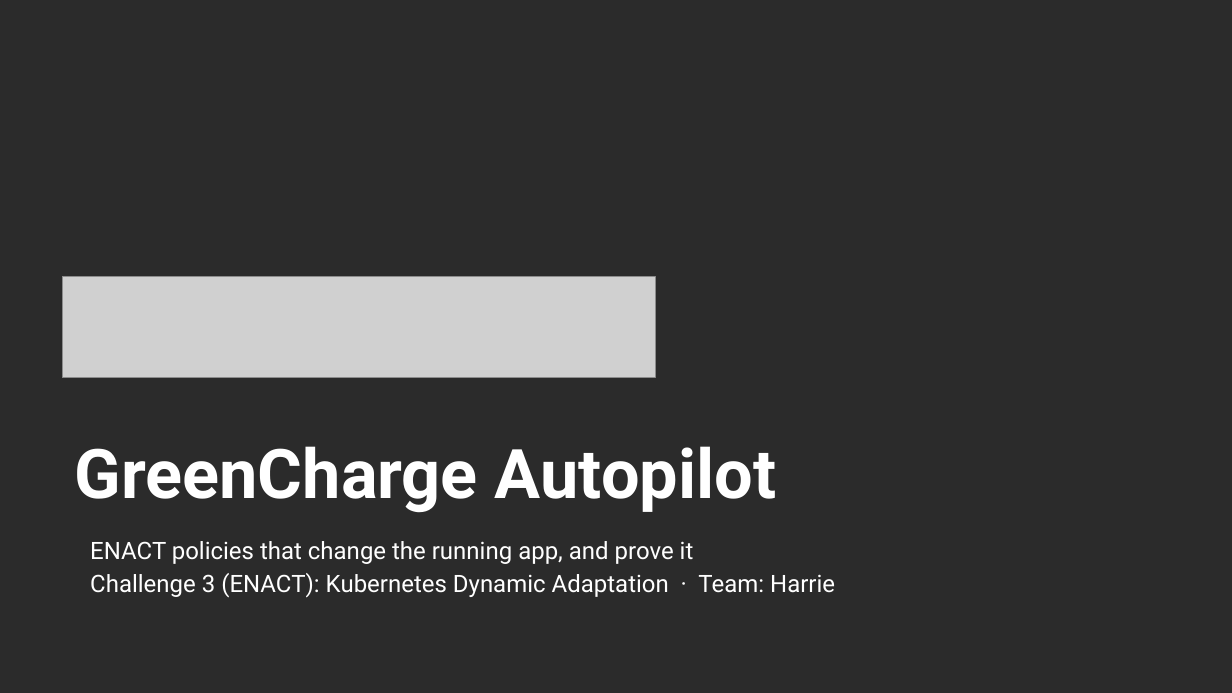
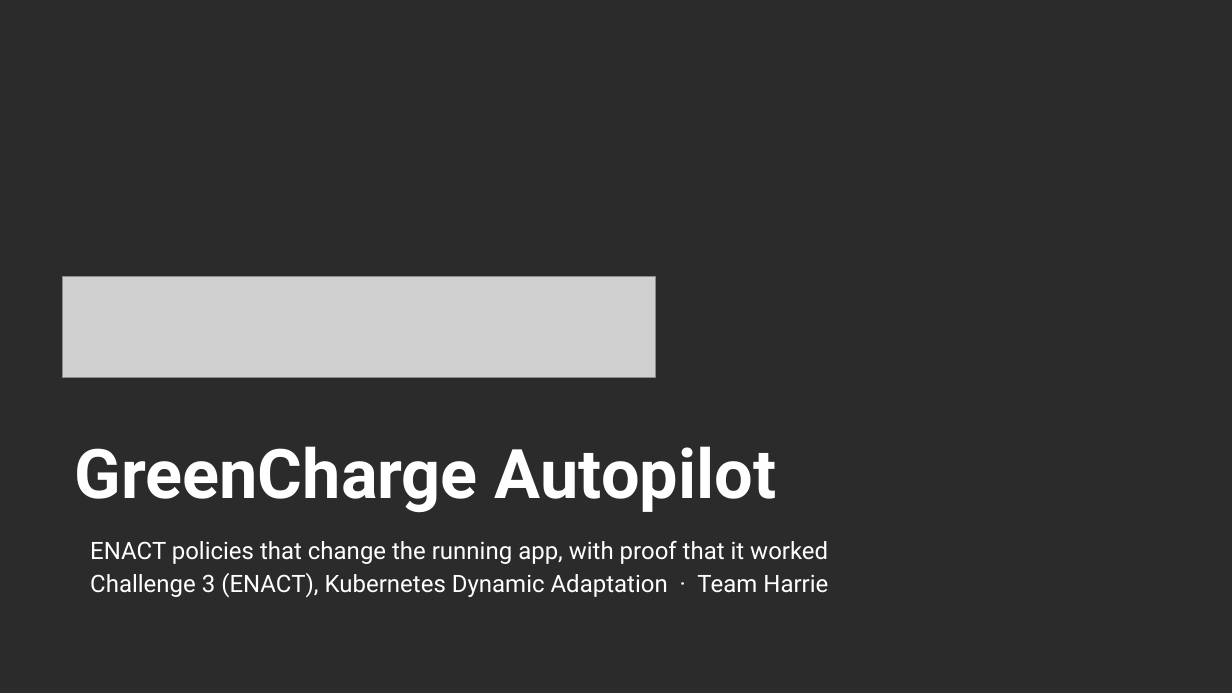
Before and after one commit to IamHarrie-Labs/greencharge-autopilot, a slide deck: slide 1 of docs/submission/GreenCharge-Autopilot-VelesHack.pptx. Drawn at 1232x693 pixels with LibreOffice and Linux fonts; fonts in the diff are those of the drawing; grey boxes stand for pictures; background and template pictures are left out; a plain dark background stands for a picture behind light text. Boxes give left, top, right and bottom in pixels: in the first picture for what was removed or moved away, otherwise in the second. Text is boxed around its words. In the diff, an @@ line names an element or a change of style, - is before the commit and + after.

Commit message:
Plainer wording in docs and slides, no colons or dashes in prose

```diff
--- a/docs/submission/GreenCharge-Autopilot-VelesHack.pptx
+++ b/docs/submission/GreenCharge-Autopilot-VelesHack.pptx
@@ subtitle at (x1=90, y1=541, x2=828, y2=598): text changed @@
-ENACT policies that change the running app, and prove it
-Challenge 3 (ENACT): Kubernetes Dynamic Adaptation · Team: Harrie
+ENACT policies that change the running app, with proof that it worked
+Challenge 3 (ENACT), Kubernetes Dynamic Adaptation · Team Harrie
```
Also in this commit, not shown: 3 other slides changed, 16 other files.
